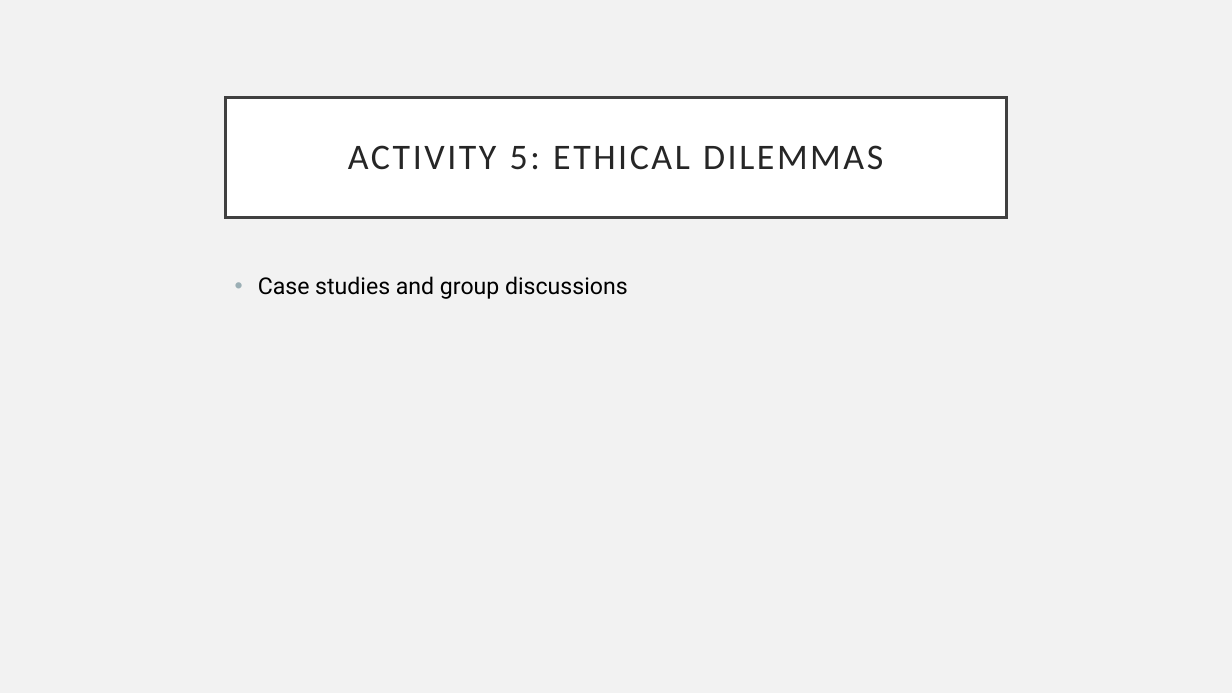
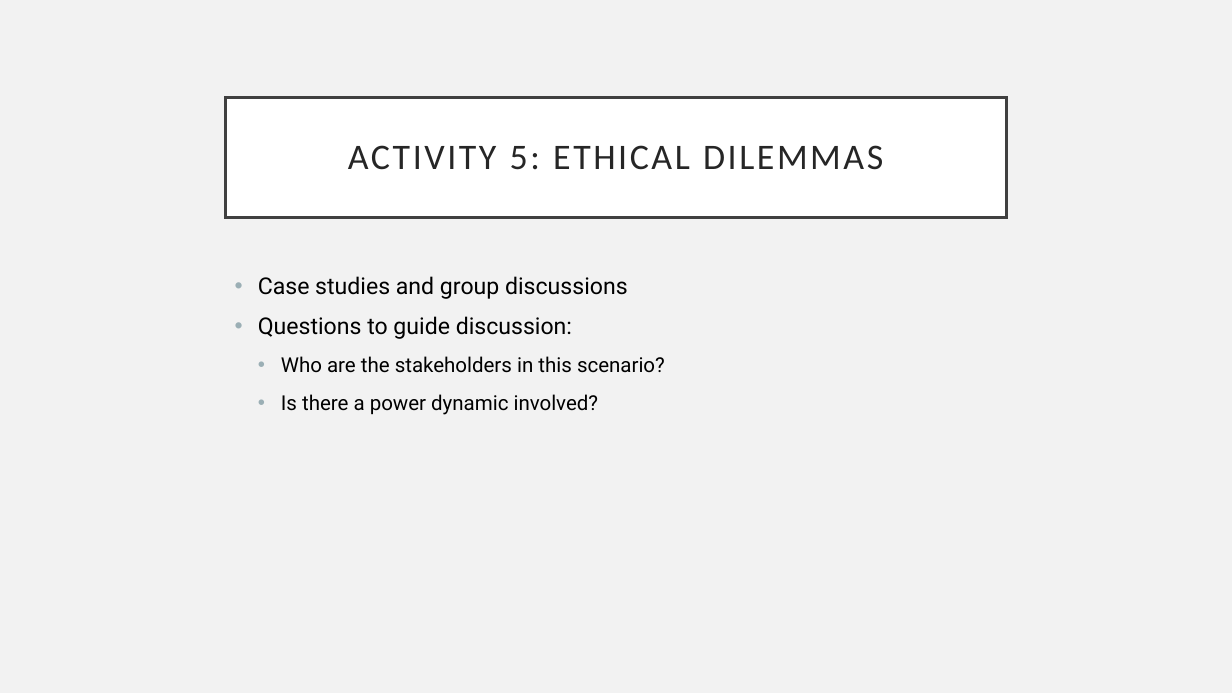
Before and after one commit to eholdmore/StatsForCompBio, a slide deck: slide 54 of Stats-for-Comp-Bio.pptx (slide 50 before the commit). Drawn at 1232x693 pixels with LibreOffice and Linux fonts; fonts in the diff are those of the drawing. Boxes give left, top, right and bottom in pixels: in the first picture for what was removed or moved away, otherwise in the second. Text is boxed around its words. In the diff, an @@ line names an element or a change of style, - is before the commit and + after.

```diff
--- a/Stats-for-Comp-Bio.pptx
+++ b/Stats-for-Comp-Bio.pptx
@@ text at bbox=[258, 316, 665, 415]: paragraphs added @@
+• Questions to guide discussion:
+  • Who are the stakeholders in this scenario?
+  • Is there a power dynamic involved?
```
Also in this commit, not shown: 11 other slides changed, 4 slides added, 2 other files.
